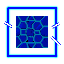
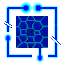
Layers edited between the first and the second w=64, h=64 image:
added layer "ui_panel copy" above "ui_panel" over box(35, 48, 44, 64)
painted on "ui_panel" over box(4, 2, 60, 59)